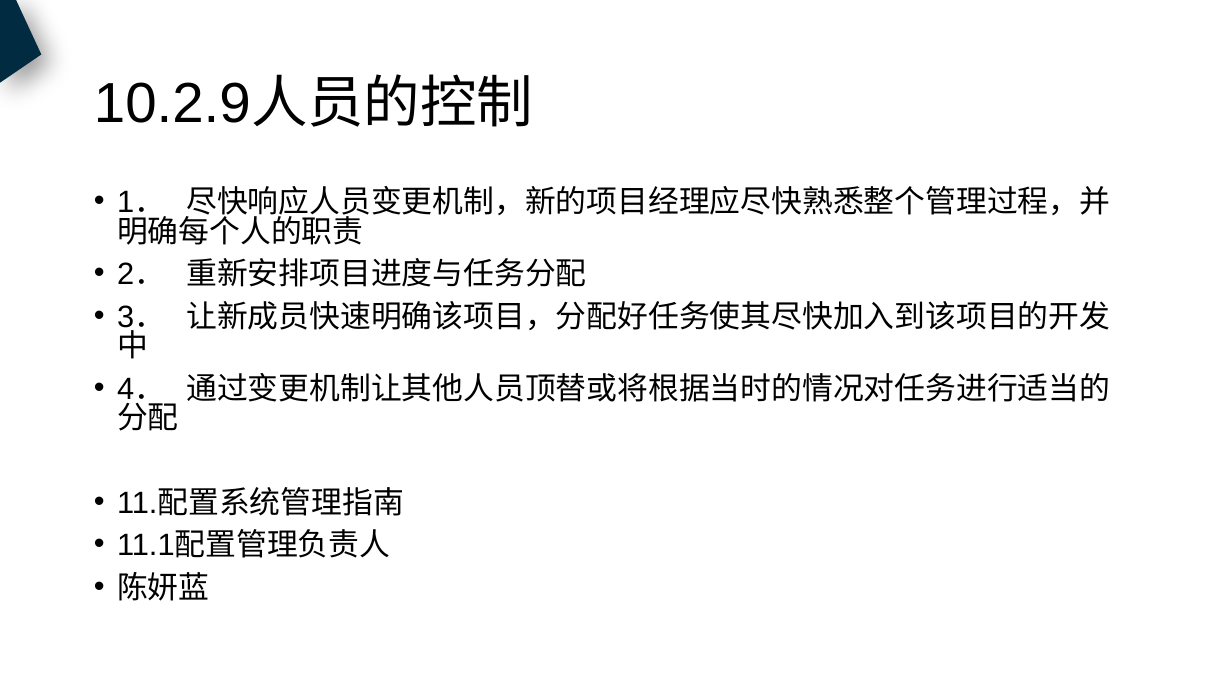
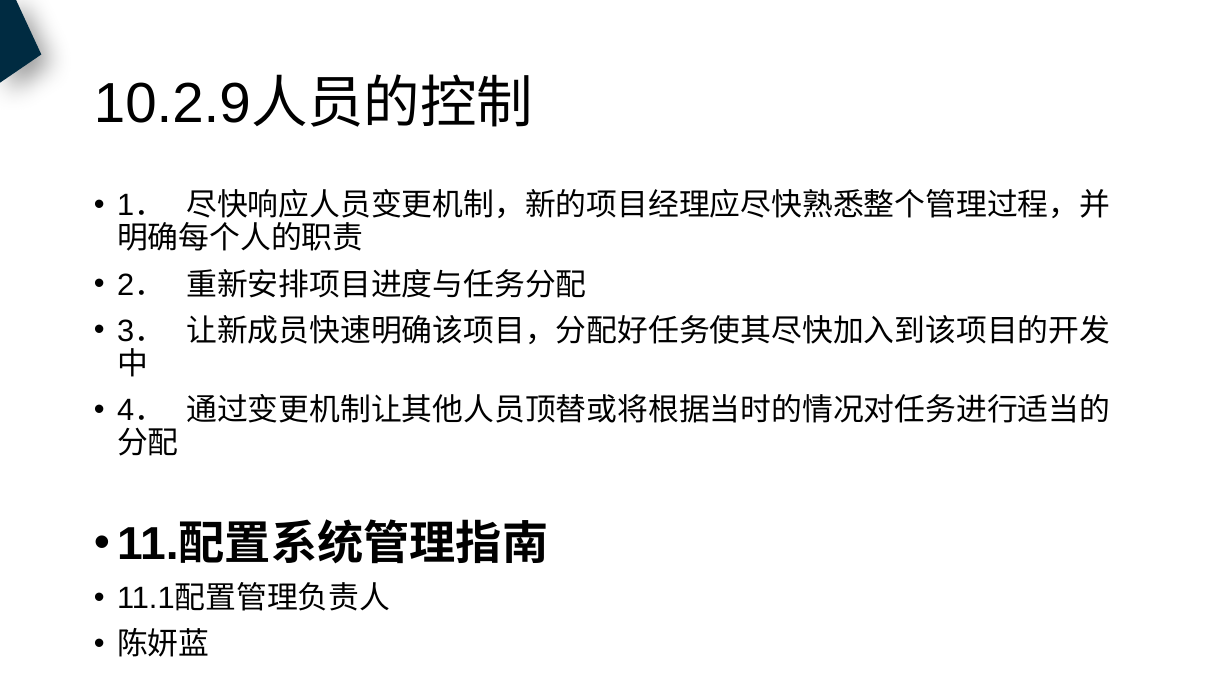
Before and after one commit to PRD2018-G18/PRD2018, a slide deck: slide 38 of 非受控文档/过程文档/需求工程计划/需求工程计划.pptx (slide 37 before the commit). Drawn at 1232x693 pixels with LibreOffice and Linux fonts; fonts in the diff are those of the drawing. Boxes give left, top, right and bottom in pixels: in the first picture for what was removed or moved away, otherwise in the second. Text is boxed around its words. In the diff, an @@ line names an element or a change of style, - is before the commit and + after.

```diff
--- a/非受控文档/过程文档/需求工程计划/需求工程计划.pptx
+++ b/非受控文档/过程文档/需求工程计划/需求工程计划.pptx
@@ text "1． 尽快响应人员变更机制，新的项目经理应尽快熟悉整个管理过程，并明确每个人的职责" at box(117, 189, 1110, 657): size 24 to 36 pt, bold on in "11.配置系统管理指南"; line spacing 0.8 to 0.9 @@
```
Also in this commit, not shown: 18 other slides changed, 1 slide added, 7 other files.
